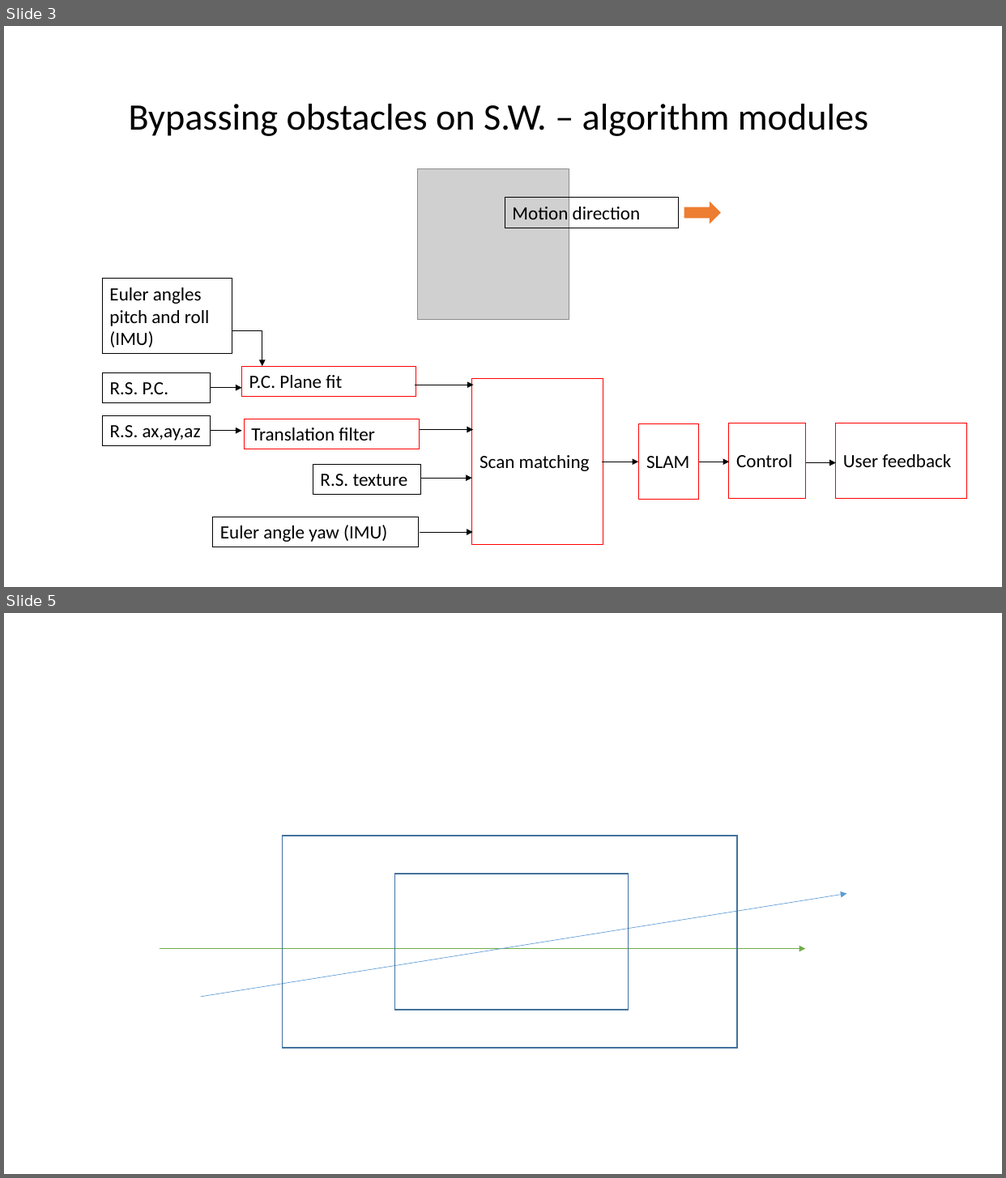
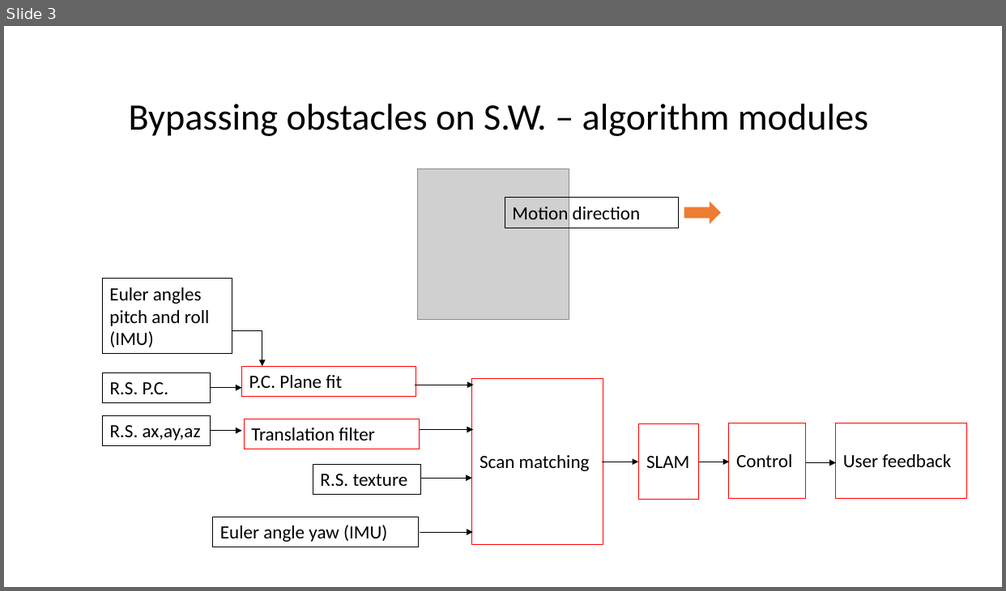
Before and after one commit to GuideMeDev/guide_me_ros, a slide deck: Algo/Documentation/Bypassing obstacles on SW modules flow chart.pptx. Shown one above the other, each under a label of ours: slides 3 and 5 before the commit, slide 3 after it; the slides between them are not shown. The pictures are 1006x1178 and 1006x591 pixels, drawn with LibreOffice and Linux fonts; fonts in the diff are those of the drawing; grey boxes stand for pictures. Boxes give left, top, right and bottom in pixels: in the first picture for what was removed or moved away, otherwise in the second. Text is boxed around its words. In the diff, an @@ line names an element or a change of style, - is before the commit and + after.

```diff
--- a/Algo/Documentation/Bypassing obstacles on SW modules flow chart.pptx
+++ b/Algo/Documentation/Bypassing obstacles on SW modules flow chart.pptx
@@ slide 5 removed at bbox=[4, 613, 1002, 1174], background #FFFFFF @@
@@ rectangle removed at bbox=[283, 836, 737, 1049] @@
@@ rectangle removed at bbox=[394, 875, 629, 1011] @@
@@ arrow removed from (201, 997) to (847, 894) @@
@@ arrow removed from (159, 949) to (806, 949) @@
```
Also in this commit, not shown: 1 slide changed, 1 other slide removed, 1 other file.
